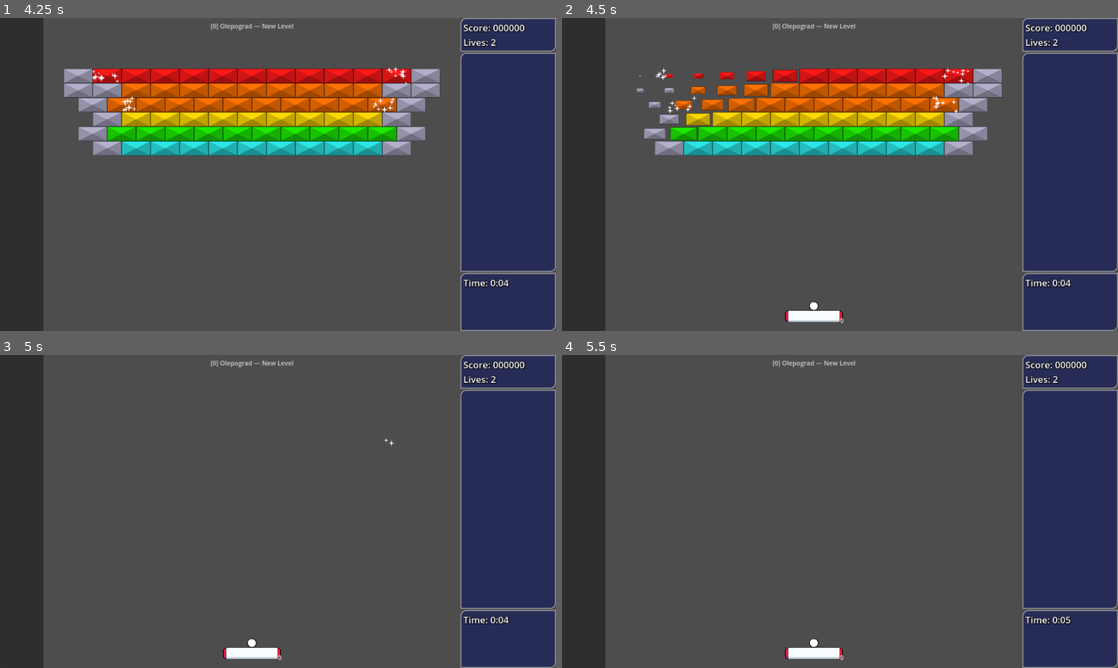
Above: before the commit, frames 1-4 (two rows, left to right).
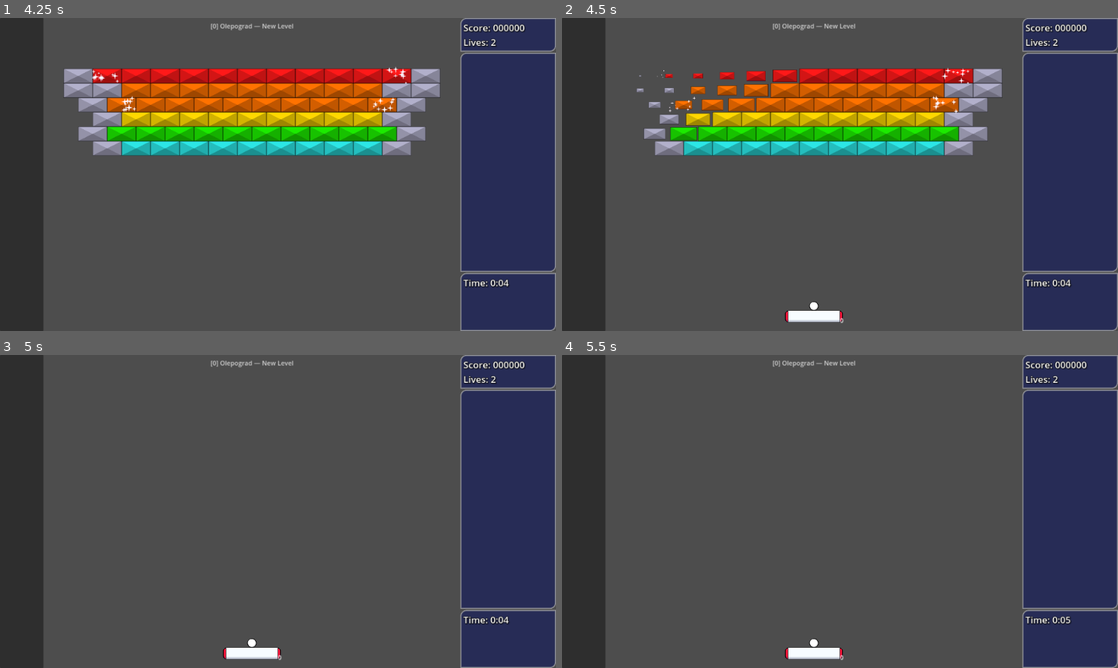
Above: after the commit, the same moments.

Repository: O-39889/brickout
Game: Godot game, scene res://scenes/levels_new/main_level_template.tscn
Same seed, same stepped clock (60 frames per second), same inputs: the game is played once before the commit and once after it. The engine's default icon, where the game draws it, is replaced by a stand-in: a white triangle on a blue panel in a dark square.
Inputs (mouse positions are in pixels of both pictures, inside the frame that each line leads up to):
- Up to frame 1 (4.25 s): move the mouse to (305, 174) at 0.52 s; click (305, 174) at 0.67 s; move the mouse to (250, 174) at 1.27 s; click (250, 174) at 1.42 s; move the mouse to (289, 168) at 2.02 s; click (289, 168) at 2.17 s; move the mouse to (272, 180) at 2.77 s; click (272, 180) at 2.92 s; move the mouse to (316, 177) at 3.52 s; click (316, 177) at 3.67 s; tap F1 (debug_1) at 4.15 s
- Up to frame 2 (4.5 s): move the mouse to (795, 171) at 4.27 s; click (795, 171) at 4.42 s
- Up to frame 3 (5 s): no input
- Up to frame 4 (5.5 s): move the mouse to (845, 511) at 5.02 s; click (845, 511) at 5.17 s

Frame 1 is identical in both runs. In frame 2, less than 0.1% of the frame differs, in the area x 16-25%, y 16-31%; in frame 3, less than 0.1%; in frame 4, nothing differs.

Commit message:
Implement fade-out for brick particles
Whatever, even if that's hardcoded, I don't care

Diff:
--- a/scenes/RegularBrick.tscn
+++ b/scenes/RegularBrick.tscn
@@ -8,6 +8,7 @@
 [ext_resource type="Texture2D" uid="uid://lstywc00fqyo" path="res://assets/sparkle-placeholder.png" id="5_bt2ku"]
 
 [sub_resource type="ParticleProcessMaterial" id="ParticleProcessMaterial_psgnd"]
+resource_local_to_scene = true
 particle_flag_disable_z = true
 emission_shape = 3
 emission_box_extents = Vector3(50, 25, 1)
--- a/scripts/main_level_template.gd
+++ b/scripts/main_level_template.gd
@@ -104,12 +104,15 @@
 			tween.tween_property(to_fade, 'scale',
 				Vector2.ZERO, FADE_DURATION);
 			if to_fade is GPUParticles2D and to_fade.get_parent() is Brick:
-				# other stuff seems to be broken otherwise bruh
-				# new idea: make the particle emitting thing
-				# a resource unique to each scene
-				# and then change its specific scale-related parameters
+				# maybe ALL of this at the same time is too much idk lmao
+				tween.tween_property(to_fade.process_material, 'scale_min',
+					0.0, FADE_DURATION - 0.05);
+				tween.tween_property(to_fade.process_material ,'scale_max',
+					0.0, FADE_DURATION);
+				tween.tween_property(to_fade.process_material, 'emission_shape_scale',
+					Vector3.ZERO, FADE_DURATION);
 				tween.tween_property(to_fade, 'amount_ratio',
-					0.0, FADE_DURATION / 2);
+					0.0, FADE_DURATION);
 			).bind(fadeable));
 	get_tree().create_timer(max_fade_delay).timeout\
 	.connect(EventBus.fade_end_finished.emit);
